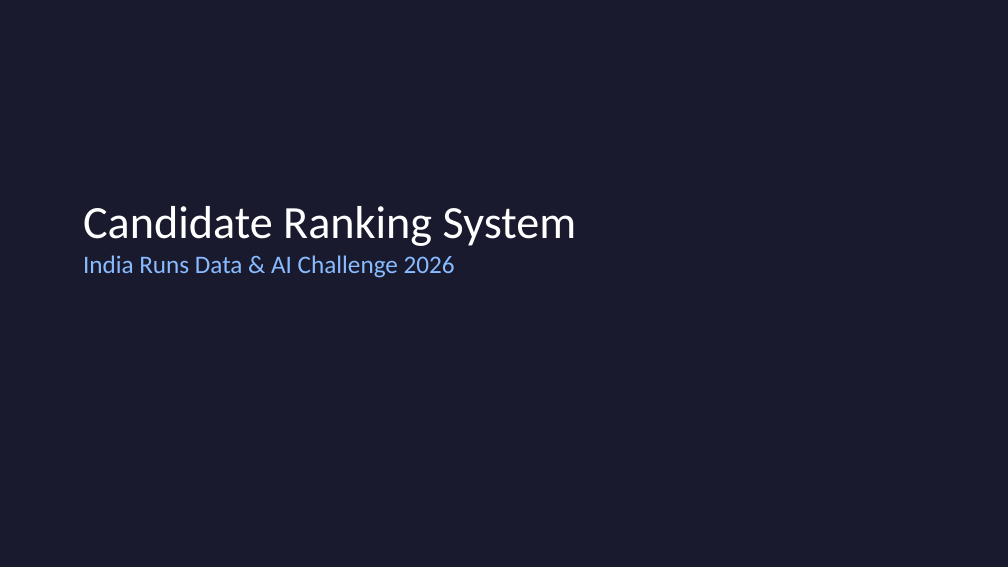
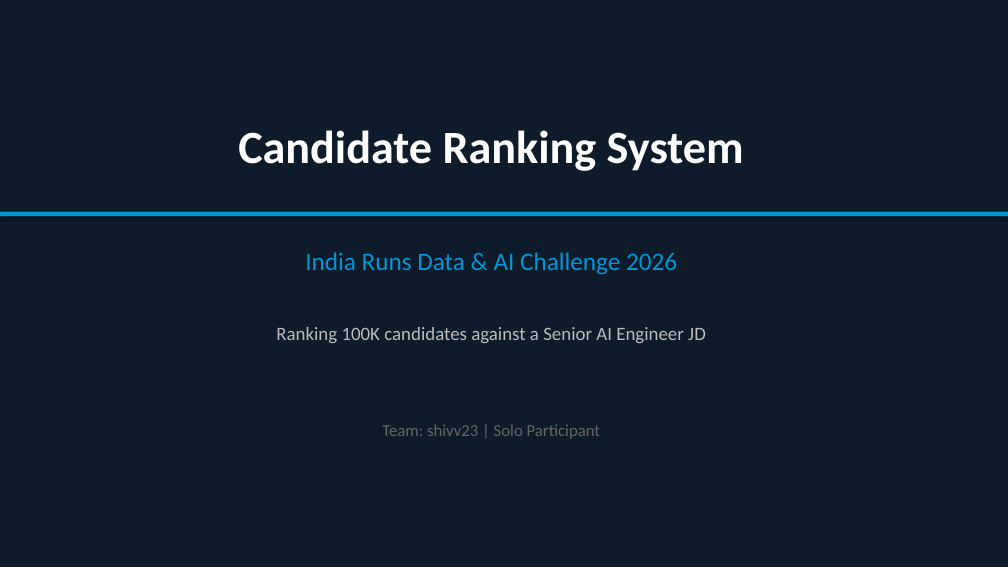
Before and after one commit to shivv23/candidate-ranker-system, a slide deck: slide 1 of deck/presentation.pptx. Drawn at 1008x567 pixels with LibreOffice and Linux fonts; fonts in the diff are those of the drawing. Boxes give left, top, right and bottom in pixels: in the first picture for what was removed or moved away, otherwise in the second. Text is boxed around its words. In the diff, an @@ line names an element or a change of style, - is before the commit and + after.

```diff
--- a/deck/presentation.pptx
+++ b/deck/presentation.pptx
@@ background #1A1A2E to #0D1B2A @@
@@ text added at (238, 130, 744, 171), 44 pt, text #FFFFFF, bold @@
+Candidate Ranking System
@@ text at (83, 206, 577, 246): paragraph removed @@
-Candidate Ranking System
@@ rectangle added at (0, 212, 1008, 216), fill #0096D6 @@
@@ text "India Runs Data & AI ...": place and size @@
-text "India Runs Data & AI ..." at (83, 206, 577, 278)
+text "India Runs Data & AI ..." at (305, 252, 677, 275)
@@ text "India Runs Data & AI ..." at (305, 252, 677, 275): text colour #88BBFF to #0096D6; alignment left to centre @@
@@ text added at (276, 327, 706, 343), 18 pt, text #BBBBBB @@
+Ranking 100K candidates against a Senior AI Engineer JD
@@ text added at (382, 424, 600, 439), 16 pt, text #666666 @@
+Team: shivv23 | Solo Participant
```
Also in this commit, not shown: 1 other slide changed, 7 slides added, 3 slides removed, 3 other files.
